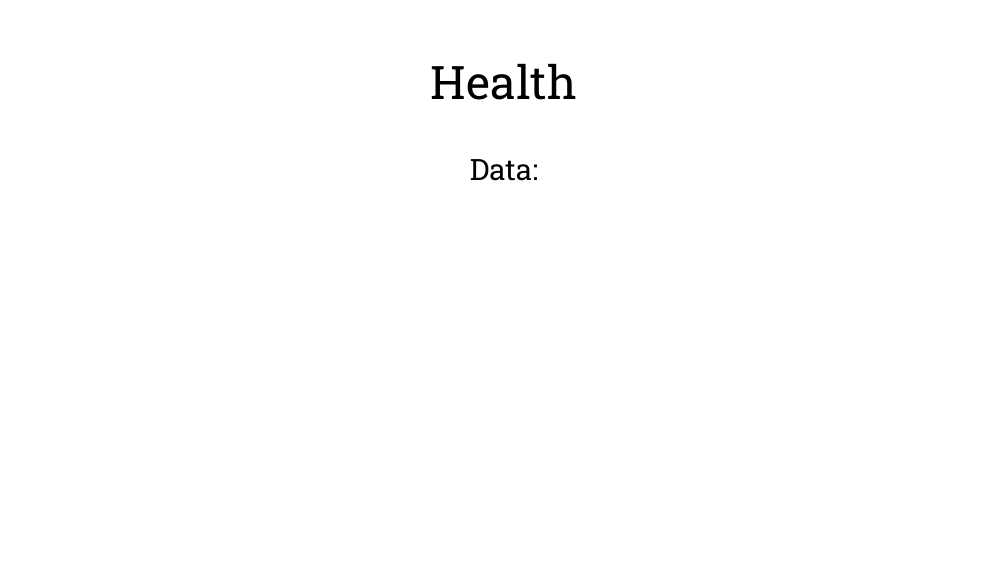
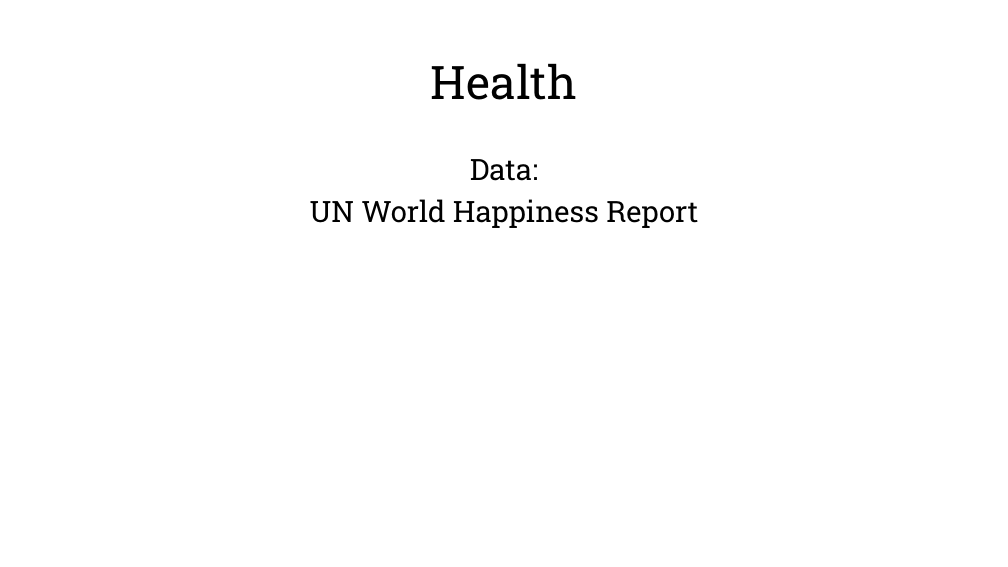
Before and after one commit to beaubatchelor/Health-Lookup-Linking, a slide deck: slide 10 of A Nation’s Happiness.pptx. Drawn at 1008x567 pixels with LibreOffice and Linux fonts; fonts in the diff are those of the drawing; background and template pictures are left out. Boxes give left, top, right and bottom in pixels: in the first picture for what was removed or moved away, otherwise in the second. Text is boxed around its words. In the diff, an @@ line names an element or a change of style, - is before the commit and + after.

```diff
--- a/A Nation’s Happiness.pptx
+++ b/A Nation’s Happiness.pptx
@@ text at (310,199,698,228): paragraph added @@
+UN World Happiness Report
```
Also in this commit, not shown: 9 other slides changed, 4 slides added, 3 other files.
